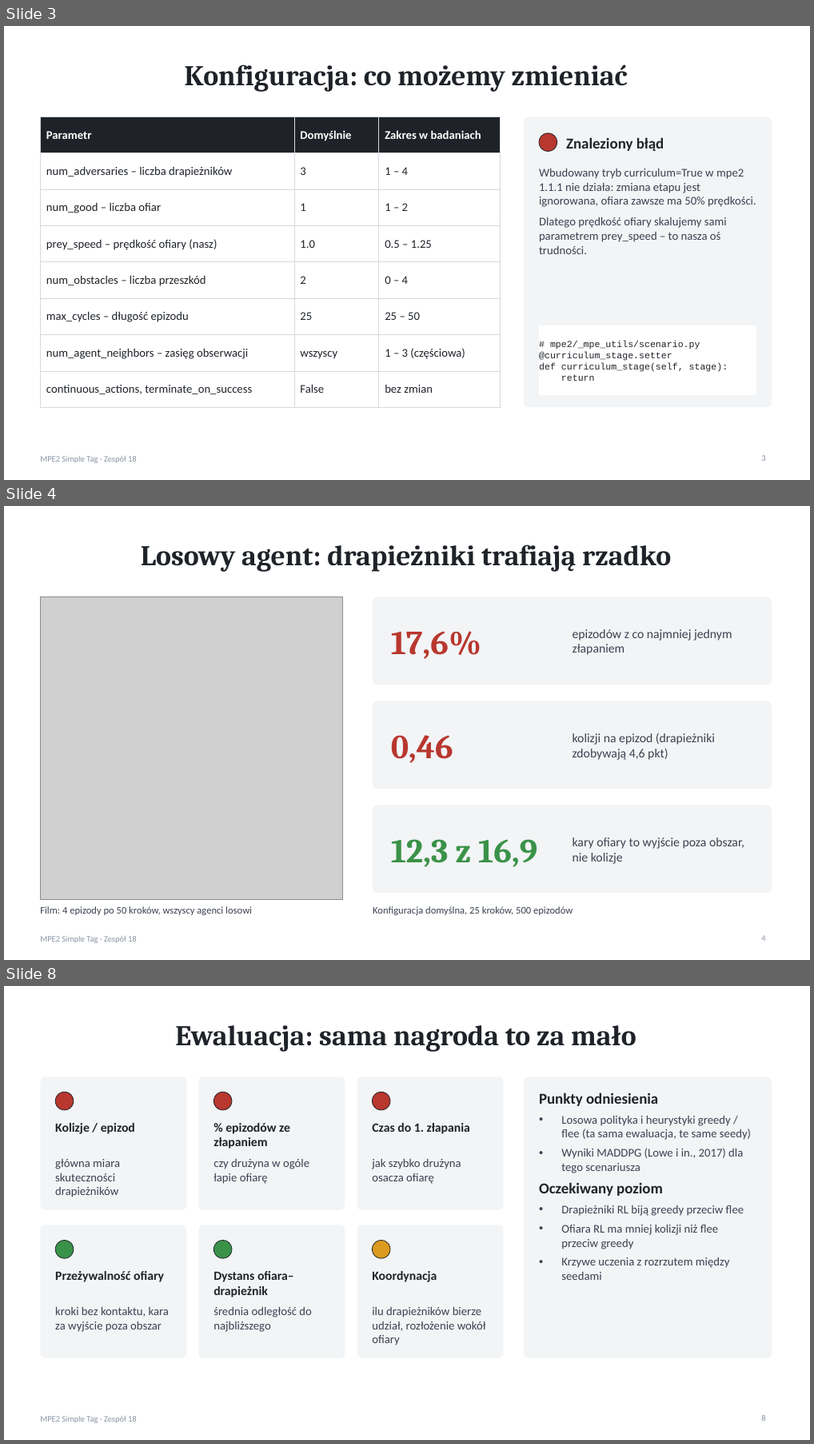
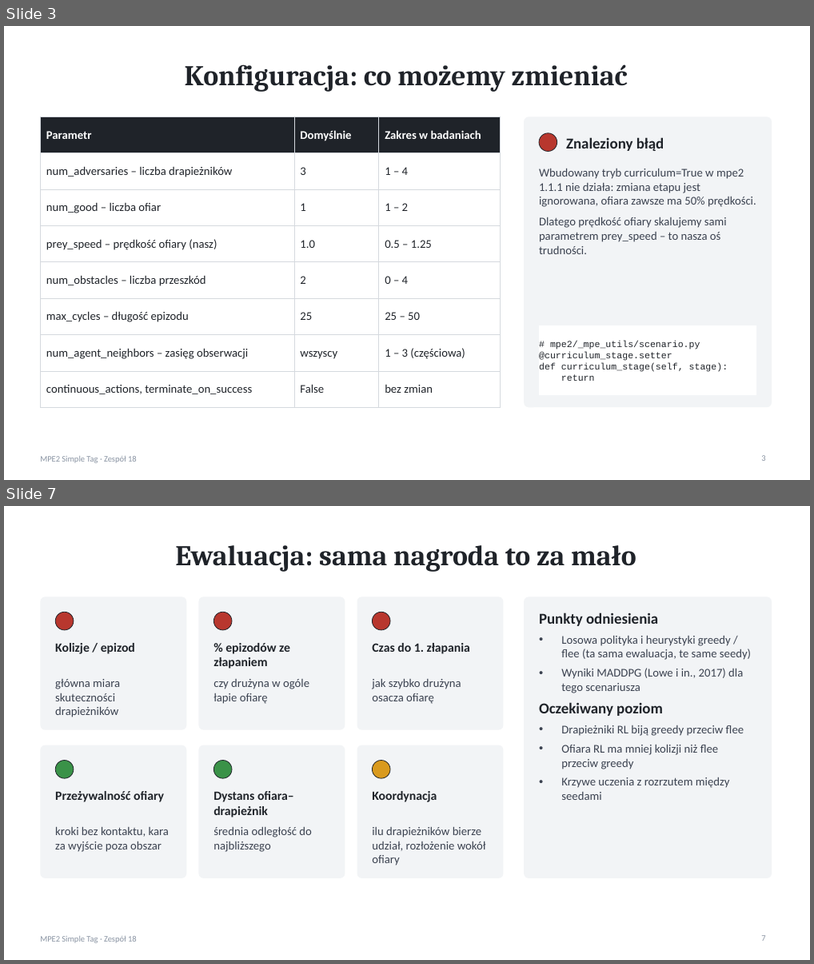
Before and after one commit to MykhailoShamrai/rl_simple_tag, a slide deck: presentation/prezentacja_1_simple_tag.pptx. Shown one above the other, each under a label of ours: slides 3, 4 and 8 before the commit, slides 3 and 7 after it; the slides between them are not shown. The pictures are 814x1444 and 814x964 pixels, drawn with LibreOffice and Linux fonts; fonts in the diff are those of the drawing; grey boxes stand for pictures. Boxes give left, top, right and bottom in pixels: in the first picture for what was removed or moved away, otherwise in the second. Text is boxed around its words. In the diff, an @@ line names an element or a change of style, - is before the commit and + after.

```diff
--- a/presentation/prezentacja_1_simple_tag.pptx
+++ b/presentation/prezentacja_1_simple_tag.pptx
@@ slide 4 removed at (x1=4, y1=506, x2=810, y2=960), background #FFFFFF; not listed: 1 template element that a slide beside it also shows @@
@@ title removed at (x1=141, y1=544, x2=671, y2=572) @@
-Losowy agent: drapieżniki trafiają rzadko
@@ picture removed at (x1=40, y1=596, x2=342, y2=900) @@
@@ rounded rectangle removed at (x1=373, y1=596, x2=772, y2=684) @@
@@ text removed at (x1=391, y1=631, x2=482, y2=659) @@
-17,6%
@@ text removed at (x1=573, y1=629, x2=733, y2=655) @@
-epizodów z co najmniej jednym złapaniem
@@ rounded rectangle removed at (x1=373, y1=700, x2=772, y2=788) @@
@@ text removed at (x1=391, y1=735, x2=454, y2=763) @@
-0,46
@@ text removed at (x1=573, y1=733, x2=715, y2=760) @@
-kolizji na epizod (drapieżniki zdobywają 4,6 pkt)
@@ rounded rectangle removed at (x1=373, y1=805, x2=772, y2=892) @@
@@ text removed at (x1=391, y1=839, x2=538, y2=867) @@
-12,3 z 16,9
@@ text removed at (x1=573, y1=837, x2=745, y2=864) @@
-kary ofiary to wyjście poza obszar, nie kolizje
@@ text removed at (x1=40, y1=906, x2=252, y2=915) @@
-Film: 4 epizody po 50 kroków, wszyscy agenci losowi
@@ text removed at (x1=373, y1=906, x2=573, y2=915) @@
-Konfiguracja domyślna, 25 kroków, 500 epizodów
@@ page number removed at (x1=762, y1=935, x2=766, y2=940) @@
-4
@@ what was slide 8 is now slide 7 @@
@@ page number at (x1=762, y1=935, x2=766, y2=940): text changed @@
-8
+7
```
Also in this commit, not shown: 2 slides changed, 1 slide added, 1 other slide removed.
